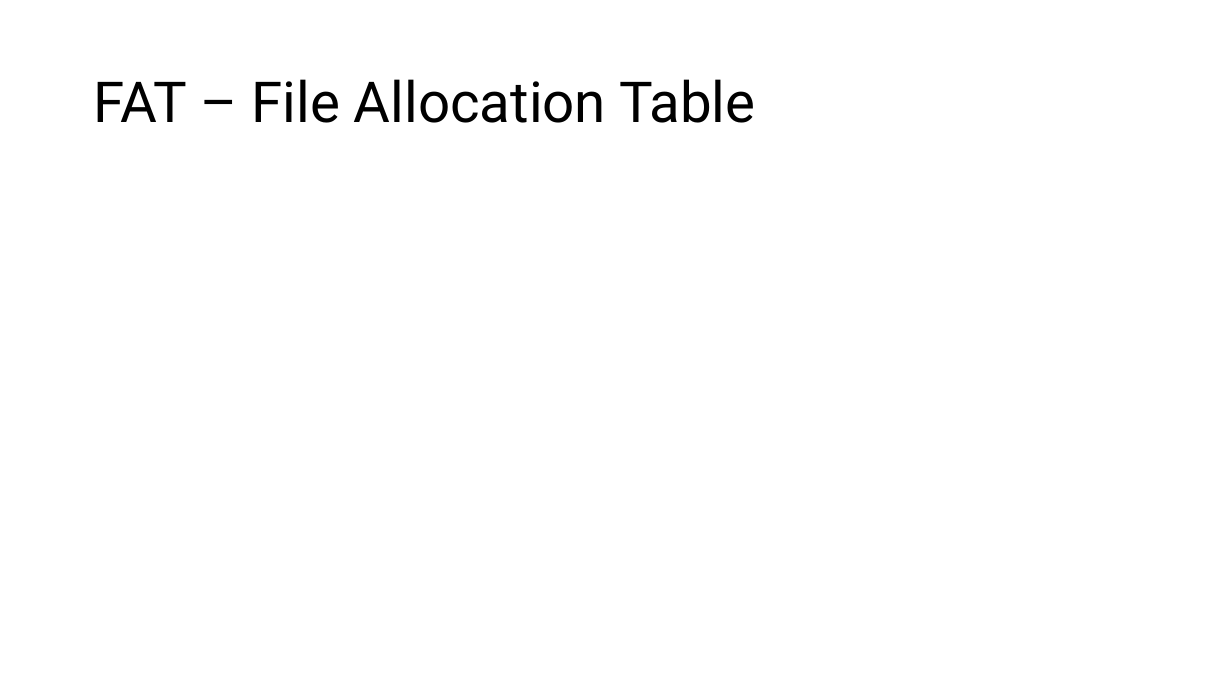
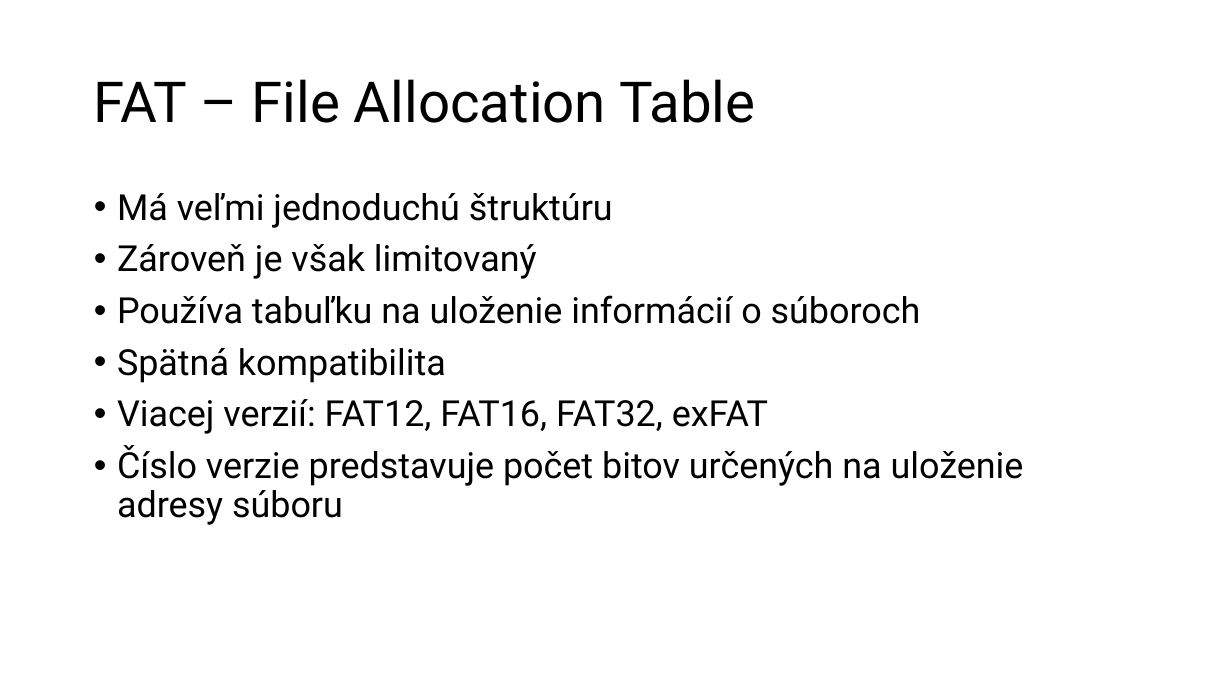
Before and after one commit to MeheheCedy22/PIB, a slide deck: slide 3 of ProgressReport1-Cederle-Marek.pptx. Drawn at 1232x693 pixels with LibreOffice and Linux fonts; fonts in the diff are those of the drawing. Boxes give left, top, right and bottom in pixels: in the first picture for what was removed or moved away, otherwise in the second. Text is boxed around its words. In the diff, an @@ line names an element or a change of style, - is before the commit and + after.

```diff
--- a/ProgressReport1-Cederle-Marek.pptx
+++ b/ProgressReport1-Cederle-Marek.pptx
@@ text added at [117,193,1024,525], 28 pt, text #000000 @@
+• Má veľmi jednoduchú štruktúru
+• Zároveň je však limitovaný
+• Používa tabuľku na uloženie informácií o súboroch
+• Spätná kompatibilita
+• Viacej verzií: FAT12, FAT16, FAT32, exFAT
+• Číslo verzie predstavuje počet bitov určených na uloženie adresy súboru
```
Also in this commit, not shown: 5 other slides changed, 5 other files.
